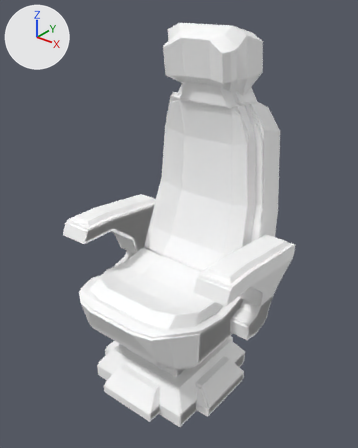
Two versions of the FBX model Assets/ModelosModificados/SillasMoviles.fbx, one commit apart.
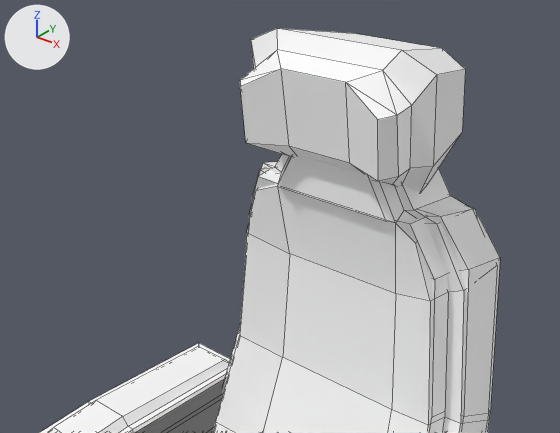
Each version is shown whole from a 50 mm camera at (1.238, -1.483, 1.74) aimed at (0.001, 0.064, 0.781), then close up from a 50 mm camera at (0.757, -0.871, 1.901) aimed at (-0.061, 0.152, 1.267). The lights are fixed; the arrows at upper left show +X, +Y and +Z. The close-ups show mesh edges as thin lines. Where no turn or scale is listed for an object, it has been applied to the vertices.

Objects in the first close-up: 'SillaCapitanParteMovil', 'SillaNormal'.
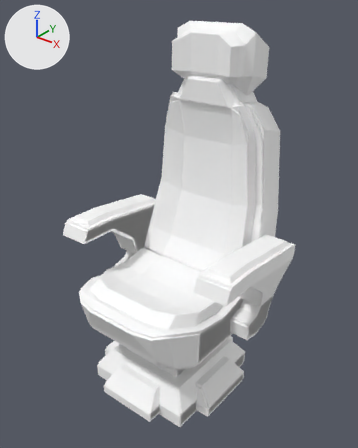
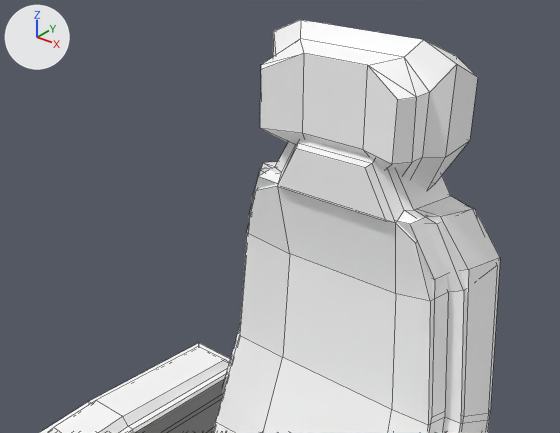
Pixel boxes (x1, y1, x2, y2) of what changed, in the close-ups (560 x 433 px; the box of a moved part takes in the faces that stretch with it):
'SillaCapitanParteMovil', reshaped: before (40, 28, 500, 433); after (40, 20, 500, 433)
part 1 of me_mesh_003, moved or reshaped: before (240, 28, 465, 192); after (260, 20, 478, 190)

What the commit changed:
me_mesh_003 has 323 vertices, 305 faces and spans x -0.451..0.451, y -0.371..0.524, z 0.324..1.595.
me_mesh_003 is used by ob_sillacapitanpartemovil; location (0.0, 0.0, 0.0).
me_mesh_003 part 1: the loose piece of 48 vertices spanning x -0.195..0.195, y 0.142..0.452, z 1.318..1.595 is turned -9 degrees about the x axis through its middle, then moved by (0.0, 0.05, -0.005).
